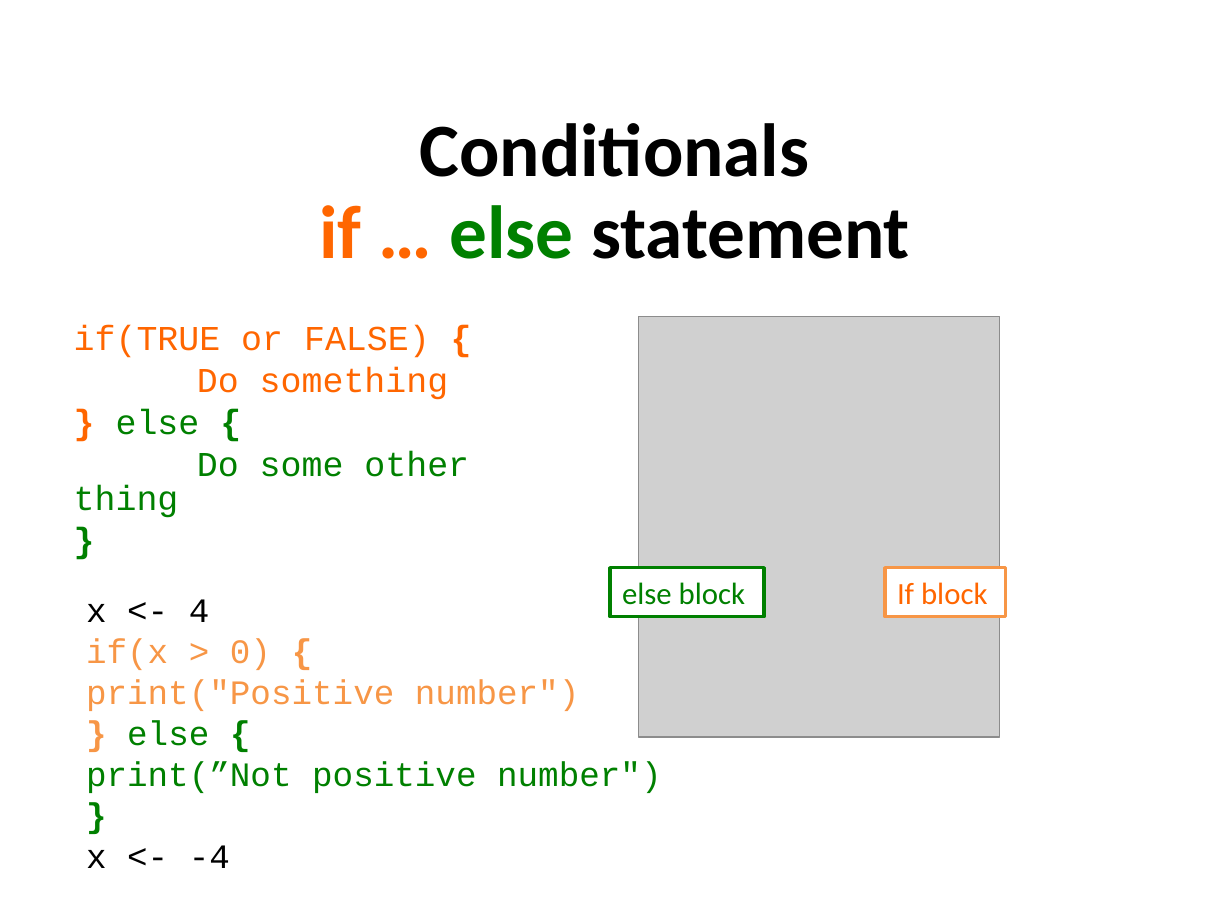
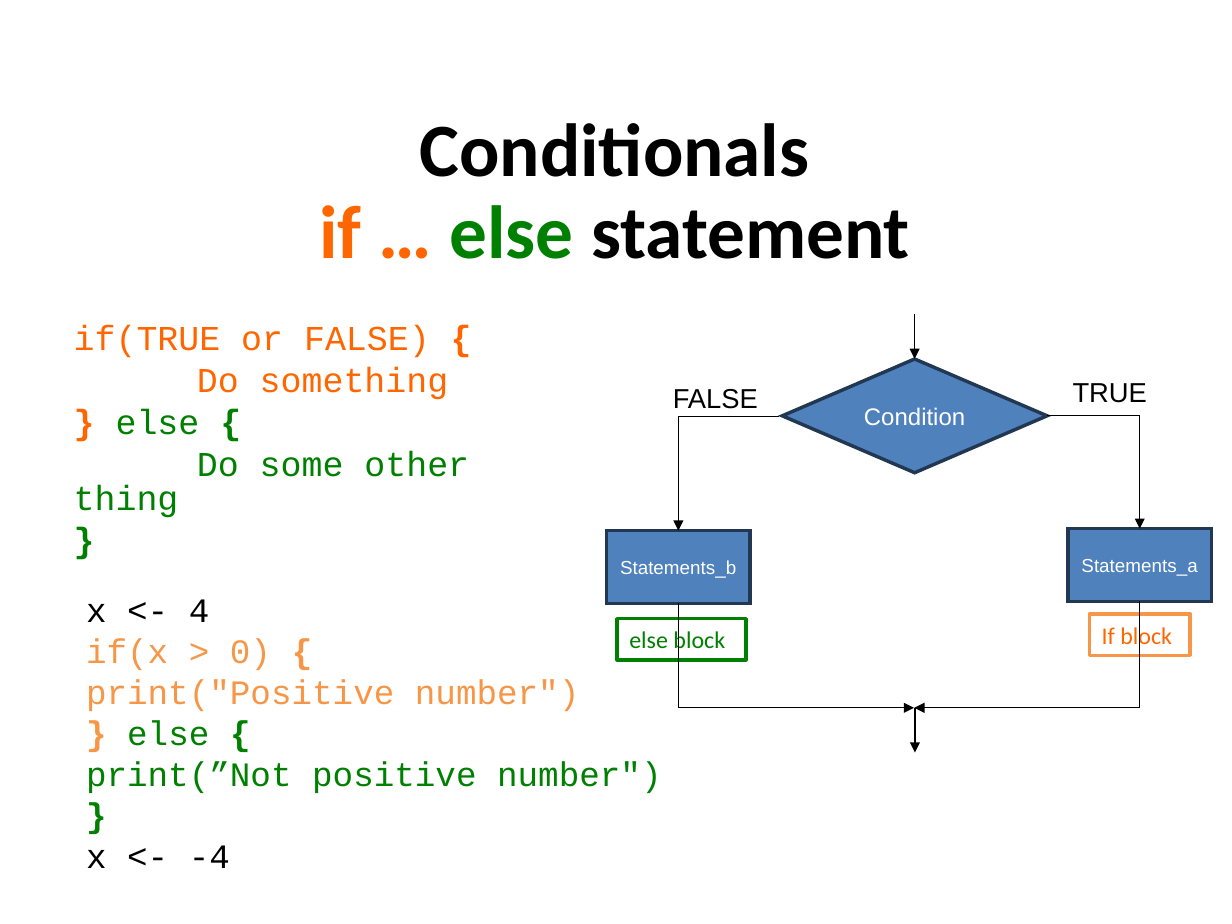
Before and after one commit to sraorao/MSD_R_course_HT2024, a slide deck: slide 6 of powerpoint/Session2.pptx. Drawn at 1232x924 pixels with LibreOffice and Linux fonts; fonts in the diff are those of the drawing; grey boxes stand for pictures. Boxes give left, top, right and bottom in pixels: in the first picture for what was removed or moved away, otherwise in the second. Text is boxed around its words. In the diff, an @@ line names an element or a change of style, - is before the commit and + after.

```diff
--- a/powerpoint/Session2.pptx
+++ b/powerpoint/Session2.pptx
@@ picture removed at [638,317,1000,737] @@
@@ arrow added from (914, 314) to (914, 359), #000000 0.75 pt @@
@@ diamond added at [782,359,1047,472], fill #4F81BD, outline #233953 2 pt, 14 pt, text #FFFFFF @@
+Condition
@@ text added at [673,389,758,409], 16 pt, text #000000 @@
+FALSE
@@ text added at [1073,383,1147,403], 16 pt, text #000000 @@
+TRUE
@@ elbow arrow added from (779, 416) to (679, 531), #000000 0.75 pt @@
@@ elbow arrow added from (1047, 416) to (1140, 529), #000000 0.75 pt @@
@@ rectangle added at [606,531,749,604], fill #4F81BD, outline #233953 2 pt, 11 pt, text #FFFFFF @@
+Statements_b
@@ rectangle added at [1068,529,1211,601], fill #4F81BD, outline #233953 2 pt, 11 pt, text #FFFFFF @@
+Statements_a
@@ rectangle "else block": place and size @@
-rectangle "else block" at [610,568,764,617]
+rectangle "else block" at [617,618,747,659]
@@ rectangle "else block" at [617,618,747,659]: size 18 to 14 pt @@
@@ elbow arrow added from (679, 604) to (914, 708), #000000 0.75 pt @@
@@ elbow arrow added from (1140, 601) to (914, 708), #000000 0.75 pt @@
@@ rectangle "If block" at [1089,614,1190,654]: size 18 to 14 pt @@
@@ rectangle "If block": place and size @@
-rectangle "If block" at [885,568,1005,617]
+rectangle "If block" at [1089,614,1190,654]
@@ arrow added from (915, 708) to (915, 753), #000000 0.75 pt @@
```
Also in this commit, not shown: 5 other slides changed, 9 other files.
